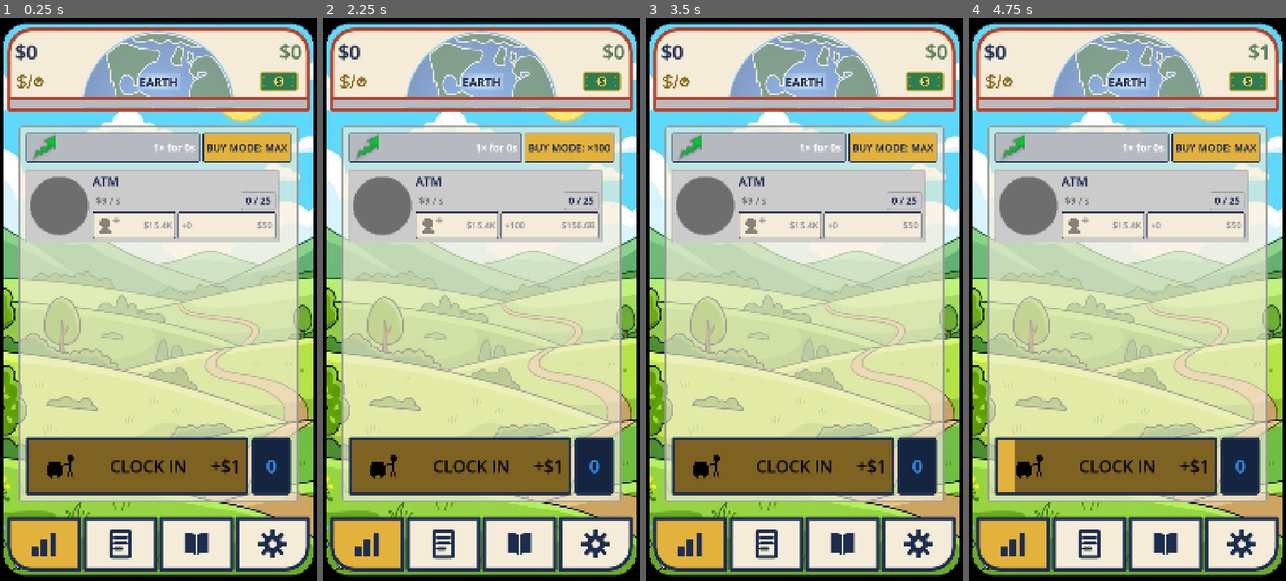
Above: before the commit, frames 1-4 (left to right).
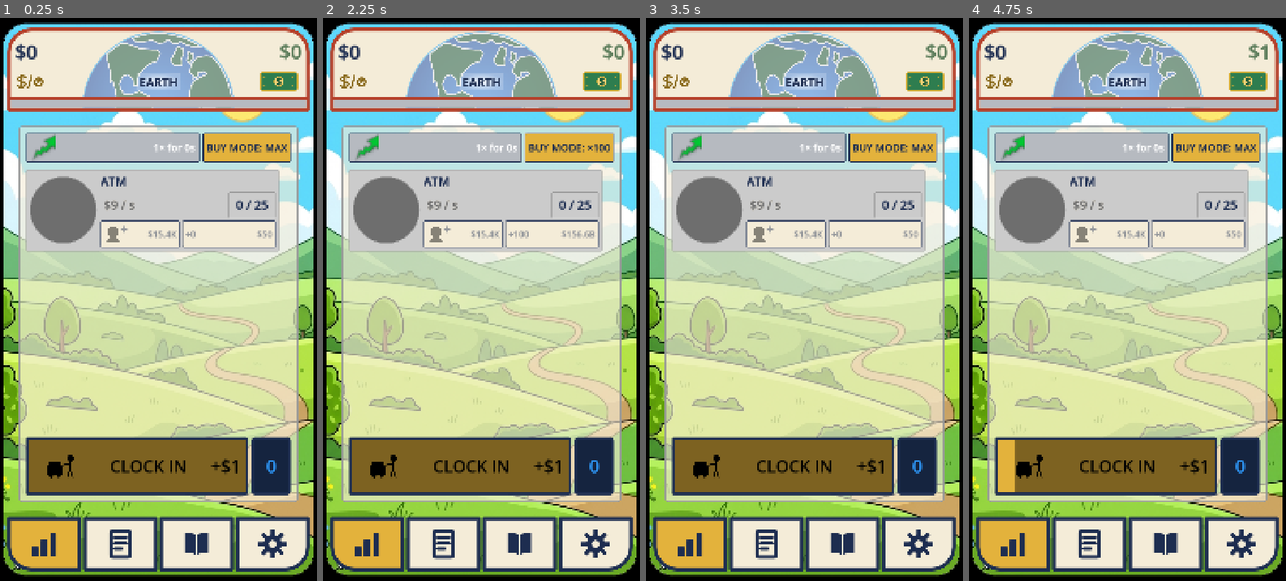
Above: after the commit, the same moments.

Repository: TimGoergen/american-tycoon
Game: Godot game, scene res://Main.tscn
Two runs of this game, one before a commit and one after it. Both use one fixed random seed, a clock stepped at 60 frames per second and the inputs below.
Inputs (mouse positions are in pixels of both pictures, inside the frame that each line leads up to):
- Up to frame 1 (0.25 s): no input
- Up to frame 2 (2.25 s): click "BUY MODE: MAX" at 0.5 s; click "BUY MODE: ×1" at 1.25 s; click "BUY MODE: ×10" at 2 s
- Up to frame 3 (3.5 s): click "BUY MODE: ×100" at 2.75 s
- Up to frame 4 (4.75 s): click (1105, 468) at 3.5 s; click (1013, 541) at 4.27 s

The runs differ from the first frame. In frame 1, 3.7% of the frame differs, in the area x 8-89%, y 28-42%; in frame 2, 3.8%; in frame 3, 3.7%; in frame 4, 3.7%.

Commit message:
Property panel: progress/count band 50% taller, wider chip, bigger font
SECOND_ROW_HEIGHT 60->90, count-chip side padding 16->26, band font
FONT_BODY (32) -> FONT_SUBHEAD (41) for both the count and the income
readout over the bar.

Co-Authored-By: Claude Fable 5 <noreply@anthropic.com>
Claude-Session: https://claude.ai/code/session_01V2mTLbKztKGNf3y2Xw5aUW

Diff:
--- a/game/scripts/ui/PropertyRow.gd
+++ b/game/scripts/ui/PropertyRow.gd
@@ -149,10 +149,11 @@
 const NAME_FONT_SIZE := UiPalette.FONT_SUBHEAD
 ## Shared height of the second row's two elements — the cycle progress bar and the outlined
 ## "owned / next-threshold" count chip — kept equal so they read as one aligned band.
-## Raised 52 → 60 in the taller-panel pass (Tim, 2026-07-05).
-const SECOND_ROW_HEIGHT := 60
+## Raised 52 → 60 (2026-07-05 taller-panel pass), then +50% → 90 (Tim, same day).
+const SECOND_ROW_HEIGHT := 90
 ## Font for the count-panel text and the per-cycle income readout above the bar.
-const SECOND_ROW_FONT_SIZE := UiPalette.FONT_BODY
+## Stepped up FONT_BODY (32) → FONT_SUBHEAD (41) with the 50%-taller band (Tim, 2026-07-05).
+const SECOND_ROW_FONT_SIZE := UiPalette.FONT_SUBHEAD
 
 var _manager_circle: ManagerCircle
 var _name_label: Label
@@ -255,8 +256,9 @@
 	chip_style.border_color = UiPalette.MID_GRAY
 	chip_style.set_border_width_all(2)
 	chip_style.set_corner_radius_all(4)
-	chip_style.set_content_margin(SIDE_LEFT, 16)
-	chip_style.set_content_margin(SIDE_RIGHT, 16)
+	# Side padding widened 16 → 26 so the chip reads a little roomier (Tim, 2026-07-05).
+	chip_style.set_content_margin(SIDE_LEFT, 26)
+	chip_style.set_content_margin(SIDE_RIGHT, 26)
 	count_chip.add_theme_stylebox_override("panel", chip_style)
 	count_chip.custom_minimum_size = Vector2(0, SECOND_ROW_HEIGHT)
 	count_chip.size_flags_horizontal = Control.SIZE_SHRINK_END
